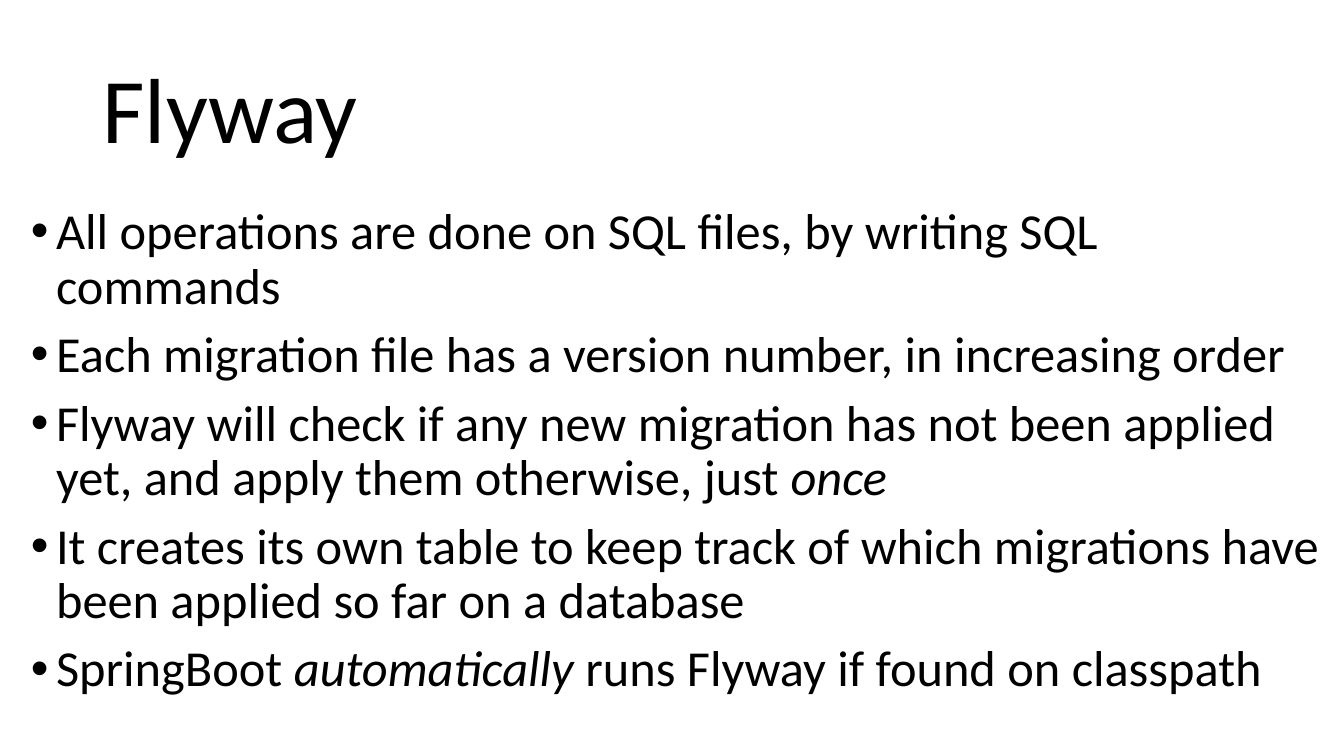
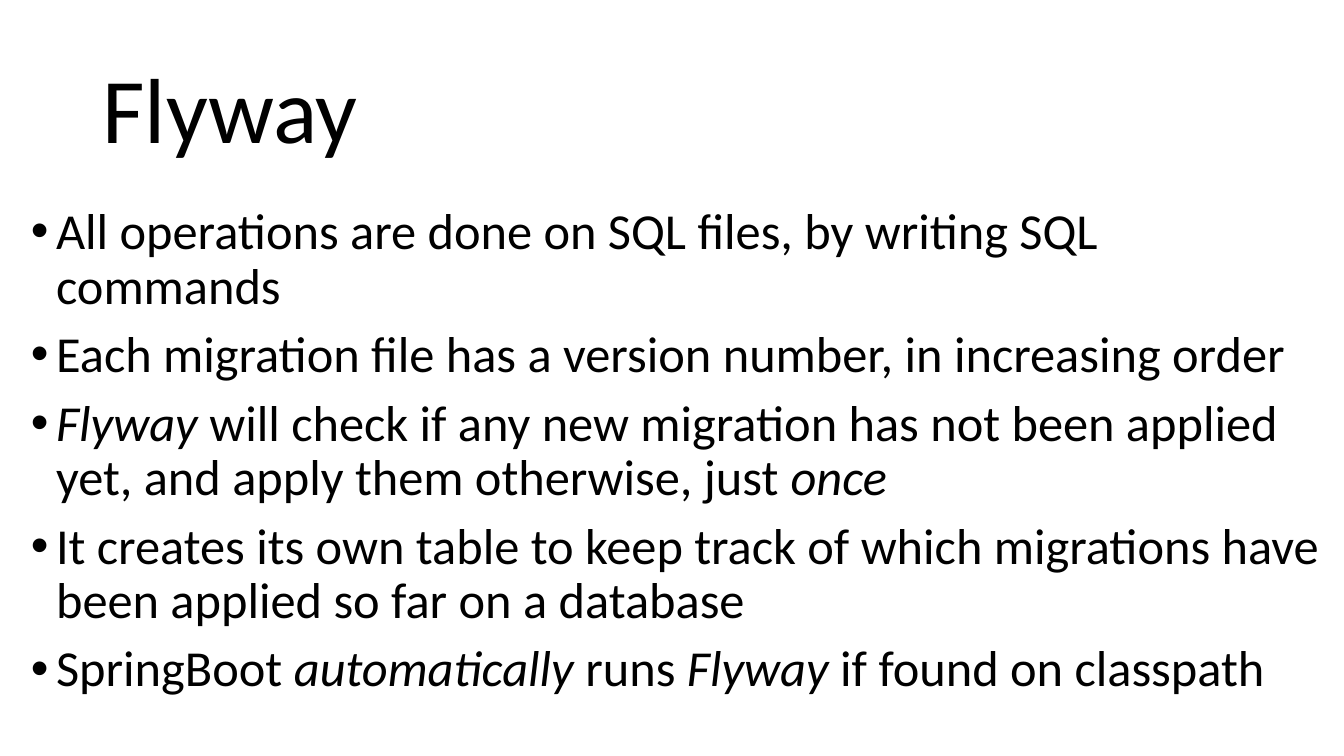
Before and after one commit to arcuri82/testing_security_development_enterprise_systems, a slide deck: slide 12 of doc/intro/slides/lesson_11_ci.pptx. Drawn at 1344x756 pixels with LibreOffice and Linux fonts; fonts in the diff are those of the drawing. Boxes give left, top, right and bottom in pixels: in the first picture for what was removed or moved away, otherwise in the second. Text is boxed around its words. In the diff, an @@ line names an element or a change of style, - is before the commit and + after.

```diff
--- a/doc/intro/slides/lesson_11_ci.pptx
+++ b/doc/intro/slides/lesson_11_ci.pptx
@@ text at bbox=[56, 406, 1278, 695]: italic on in "Flyway", "Flyway" @@
```
Also in this commit, not shown: 1 slide added, 1 other file.
